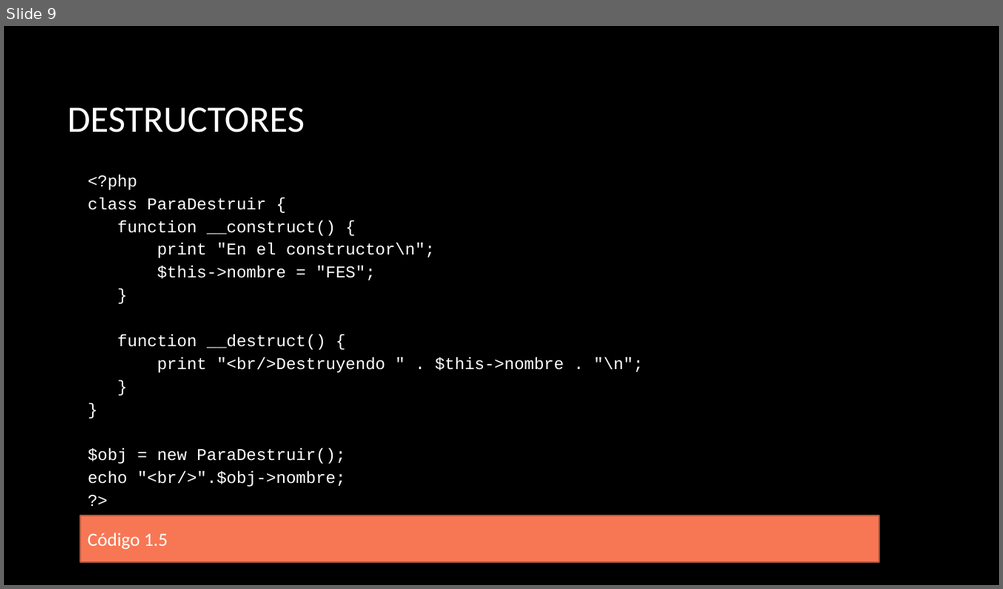
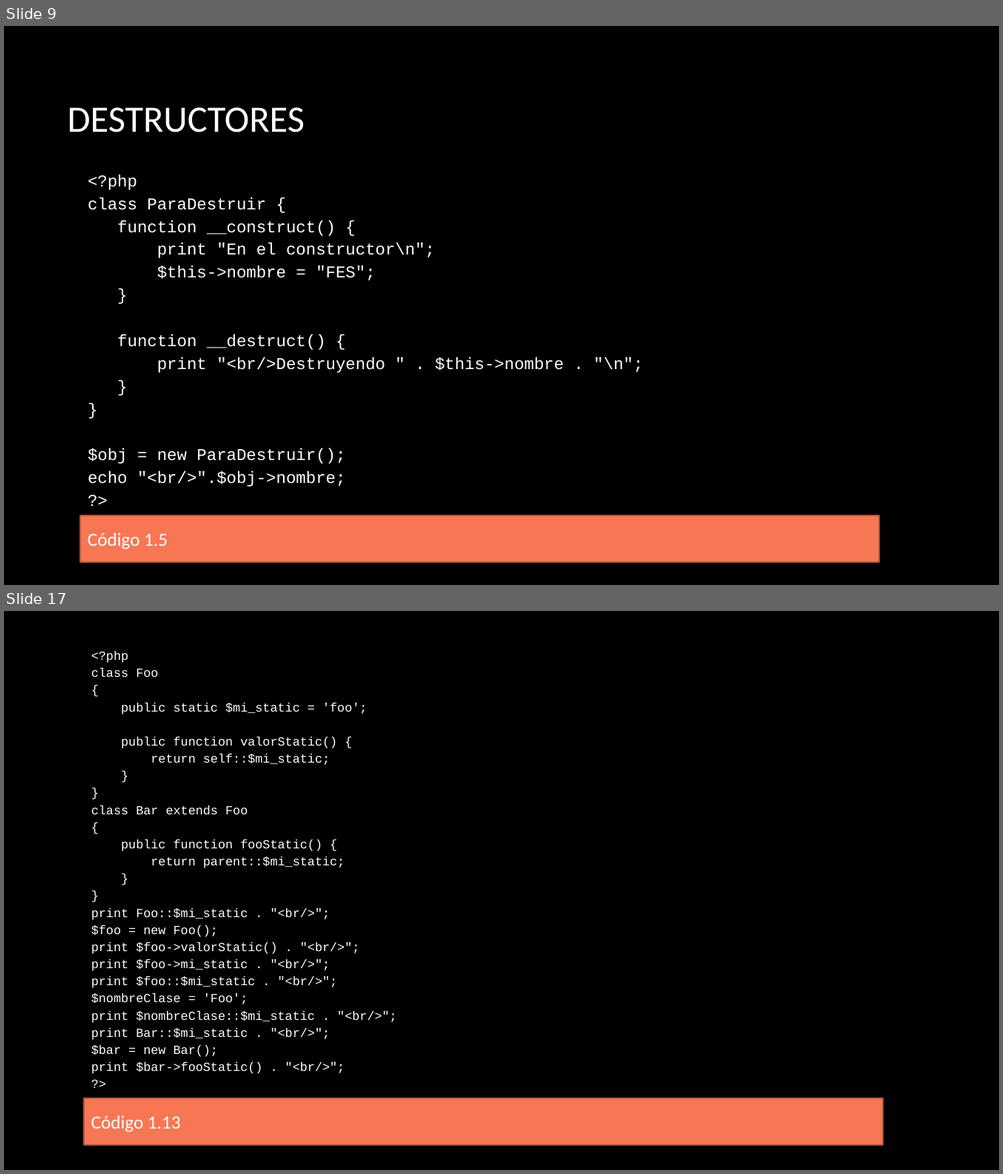
Before and after one commit to erikfer94/fromNoobToMaster, a slide deck: presentaciones/clase_3.pptx. Shown one above the other, each under a label of ours: slide 9 before the commit, slides 9 and 17 after it; the slides between them are not shown. The pictures are 1003x589 and 1003x1174 pixels, drawn with LibreOffice and Linux fonts; fonts in the diff are those of the drawing; background and template pictures are left out. Boxes give left, top, right and bottom in pixels: in the first picture for what was removed or moved away, otherwise in the second. Text is boxed around its words. In the diff, an @@ line names an element or a change of style, - is before the commit and + after.

Commit message:
Clase 4

```diff
--- a/presentaciones/clase_3.pptx
+++ b/presentaciones/clase_3.pptx
@@ slide 17 added at (4, 611, 999, 1170), background picture (left out) @@
@@ rectangle added at (84, 641, 883, 1098), fill #000000, 12 pt, text #FFFFFF @@
+<?php
+class Foo
+{
+public static $mi_static = 'foo';
+public function valorStatic() {
+return self::$mi_static;
+}
+}
+class Bar extends Foo
+{
+public function fooStatic() {
+return parent::$mi_static;
+}
+}
+print Foo::$mi_static . "<br/>";
+$foo = new Foo();
+print $foo->valorStatic() . "<br/>";
+print $foo->mi_static . "<br/>";
+print $foo::$mi_static . "<br/>";
+$nombreClase = 'Foo';
+print $nombreClase::$mi_static . "<br/>";
+print Bar::$mi_static . "<br/>";
+$bar = new Bar();
+print $bar->fooStatic() . "<br/>";
+?>
@@ rectangle added at (84, 1099, 883, 1145), fill #F77754, outline #B7583E 1.5 pt, 18 pt, text #FFFFFF @@
+Código 1.13
```
Also in this commit, not shown: 20 other slides added, 17 other files.
